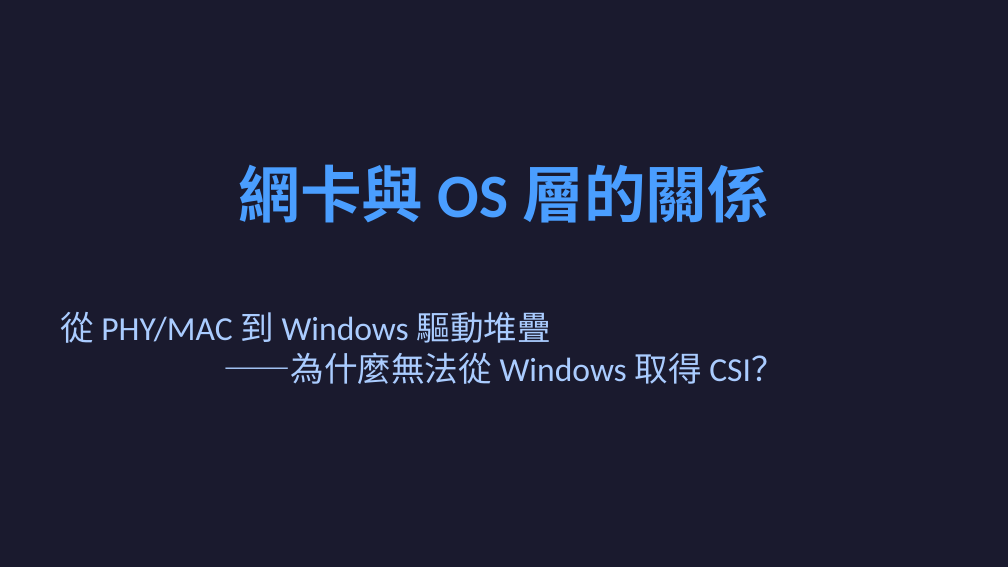
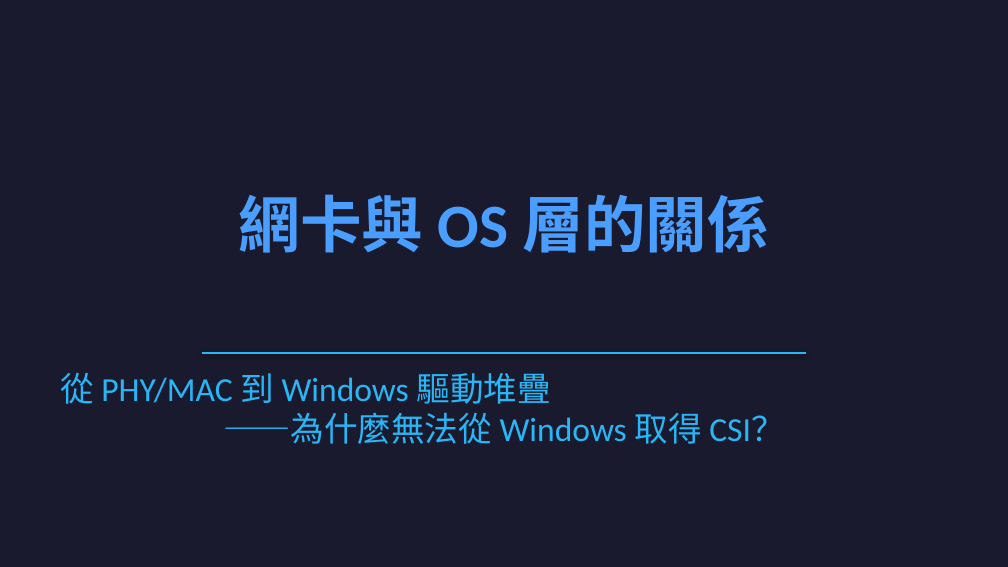
Before and after one commit to jacky92219-cell/network-ppt-project, a slide deck: slide 1 of output/network-card-csi.pptx. Drawn at 1008x567 pixels with LibreOffice and Linux fonts; fonts in the diff are those of the drawing. Boxes give left, top, right and bottom in pixels: in the first picture for what was removed or moved away, otherwise in the second. Text is boxed around its words. In the diff, an @@ line names an element or a change of style, - is before the commit and + after.

```diff
--- a/output/network-card-csi.pptx
+++ b/output/network-card-csi.pptx
@@ text "網卡與 OS 層的關係": place and size @@
-text "網卡與 OS 層的關係" at [239, 164, 769, 223]
+text "網卡與 OS 層的關係" at [239, 194, 769, 253]
@@ line added from (202, 353) to (806, 353), #29B6F6 1.2 pt @@
@@ text "從 PHY/MAC 到 Windows 驅動堆疊 ...": place and size @@
-text "從 PHY/MAC 到 Windows 驅動堆疊 ..." at [60, 312, 784, 384]
+text "從 PHY/MAC 到 Windows 驅動堆疊 ..." at [60, 373, 784, 444]
@@ text "從 PHY/MAC 到 Windows 驅動堆疊 ..." at [60, 373, 784, 444]: text colour #AACCFF to #29B6F6 @@
```
Also in this commit, not shown: 28 other slides changed, 1 other file.
